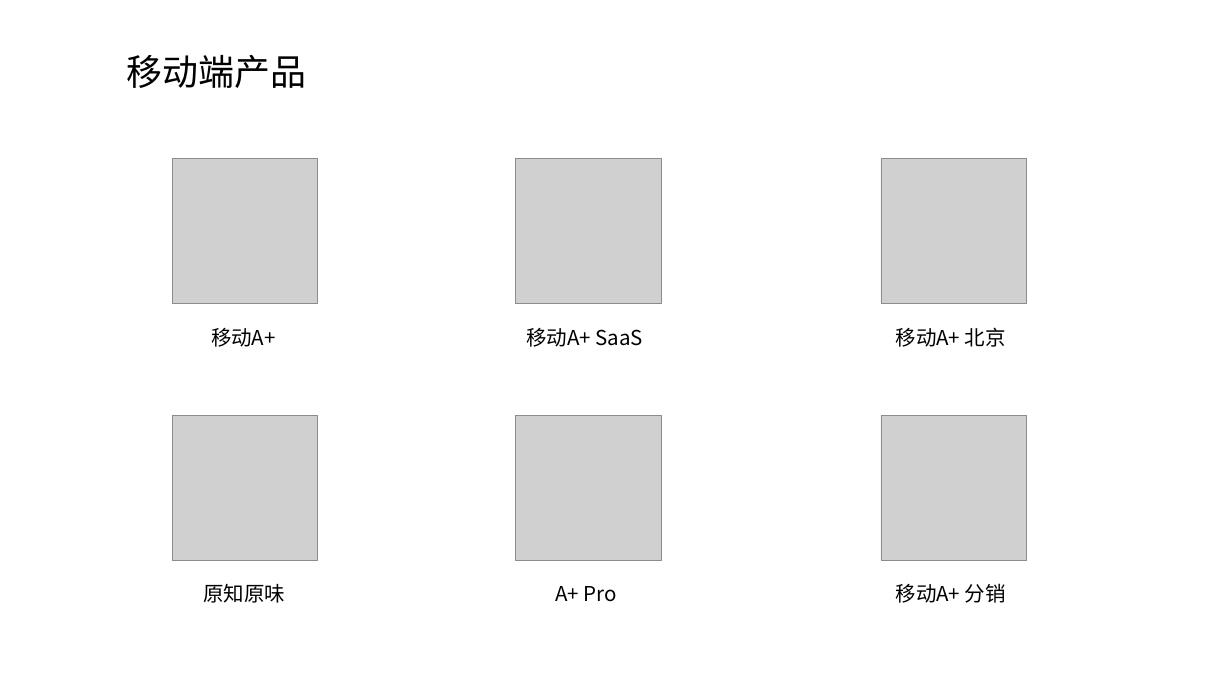
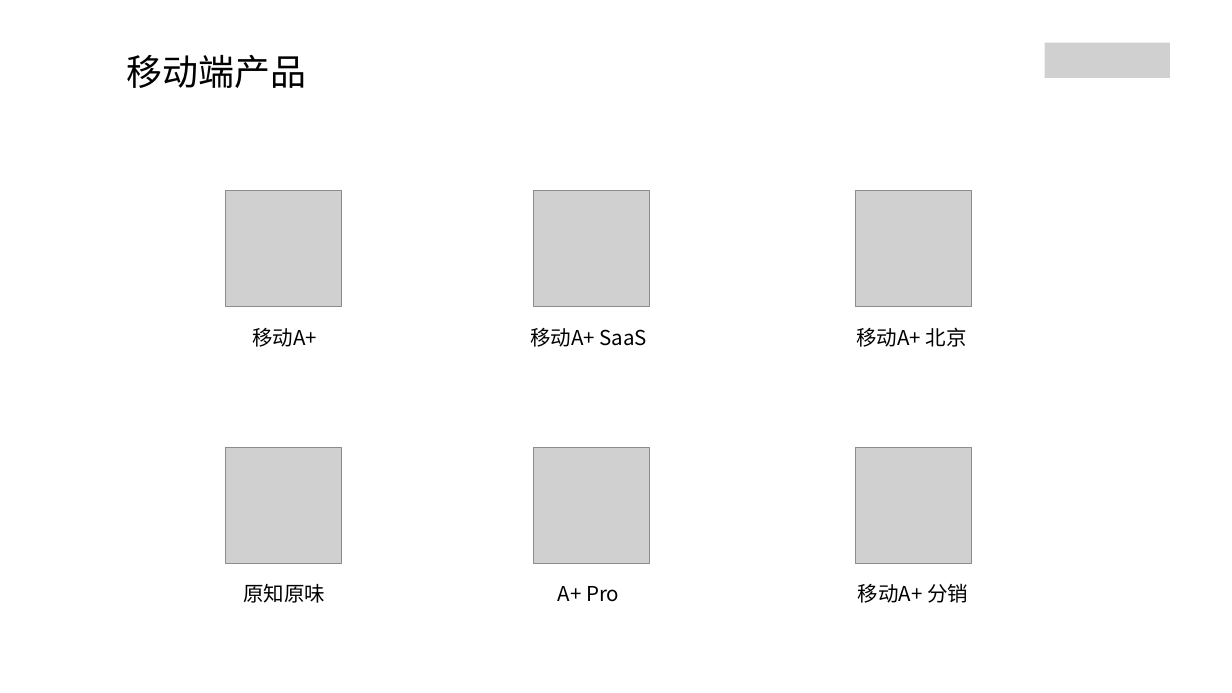
Before and after one commit to Andy888888/Mobile_Develop_Res, a slide deck: slide 4 of PPT/燕文强2020-2021年度述职报告.pptx. Drawn at 1232x693 pixels with LibreOffice and Linux fonts; fonts in the diff are those of the drawing; grey boxes stand for pictures. Boxes give left, top, right and bottom in pixels: in the first picture for what was removed or moved away, otherwise in the second. Text is boxed around its words. In the diff, an @@ line names an element or a change of style, - is before the commit and + after.

```diff
--- a/PPT/燕文强2020-2021年度述职报告.pptx
+++ b/PPT/燕文强2020-2021年度述职报告.pptx
@@ picture added at (1045, 43, 1171, 78) @@
@@ picture: place and size @@
-picture at (172, 158, 317, 303)
+picture at (226, 190, 341, 306)
@@ picture: place and size @@
-picture at (516, 158, 661, 303)
+picture at (533, 190, 649, 306)
@@ picture: place and size @@
-picture at (882, 158, 1027, 303)
+picture at (856, 190, 971, 306)
@@ text "移动A+": place and size @@
-text "移动A+" at (211, 328, 276, 347)
+text "移动A+" at (252, 328, 317, 347)
@@ text "移动A+ SaaS": place and size @@
-text "移动A+ SaaS" at (526, 328, 642, 347)
+text "移动A+ SaaS" at (530, 328, 647, 347)
@@ text "移动A+ 北京": place and size @@
-text "移动A+ 北京" at (896, 327, 1006, 347)
+text "移动A+ 北京" at (856, 327, 967, 347)
@@ picture: place and size @@
-picture at (172, 415, 317, 560)
+picture at (226, 447, 341, 563)
@@ picture: place and size @@
-picture at (516, 415, 661, 560)
+picture at (533, 447, 649, 563)
@@ picture: place and size @@
-picture at (882, 415, 1027, 560)
+picture at (856, 447, 971, 563)
@@ text "原知原味": place and size @@
-text "原知原味" at (203, 584, 285, 603)
+text "原知原味" at (243, 584, 325, 603)
@@ text "移动A+ 分销": place and size @@
-text "移动A+ 分销" at (896, 583, 1006, 603)
+text "移动A+ 分销" at (858, 583, 968, 603)
```
Also in this commit, not shown: 27 other slides changed, 9 slides added, 8 slides removed.
